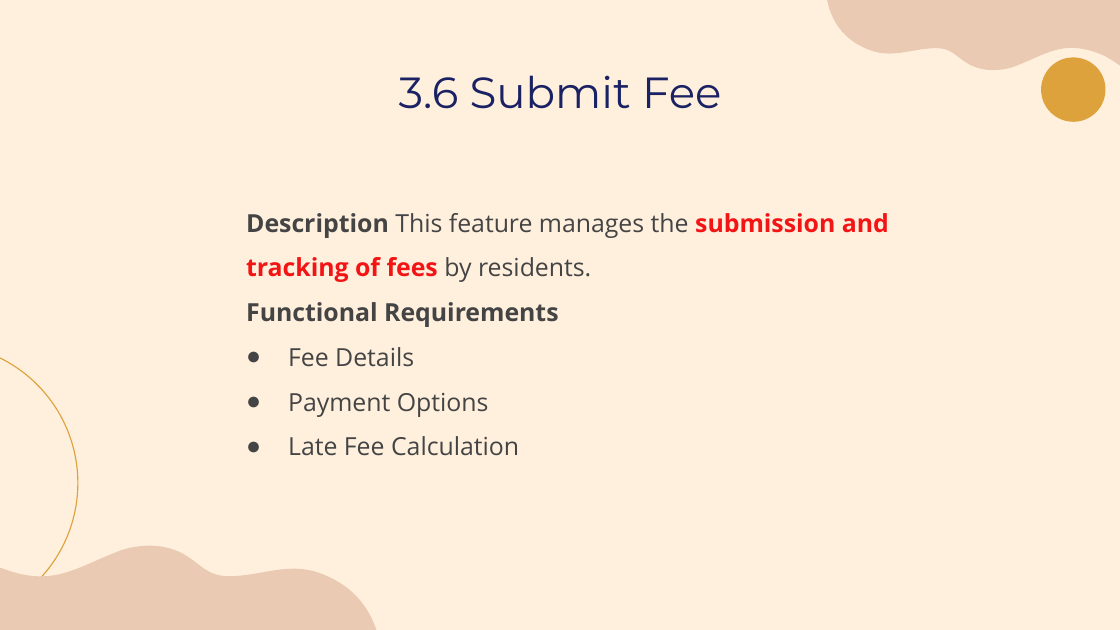
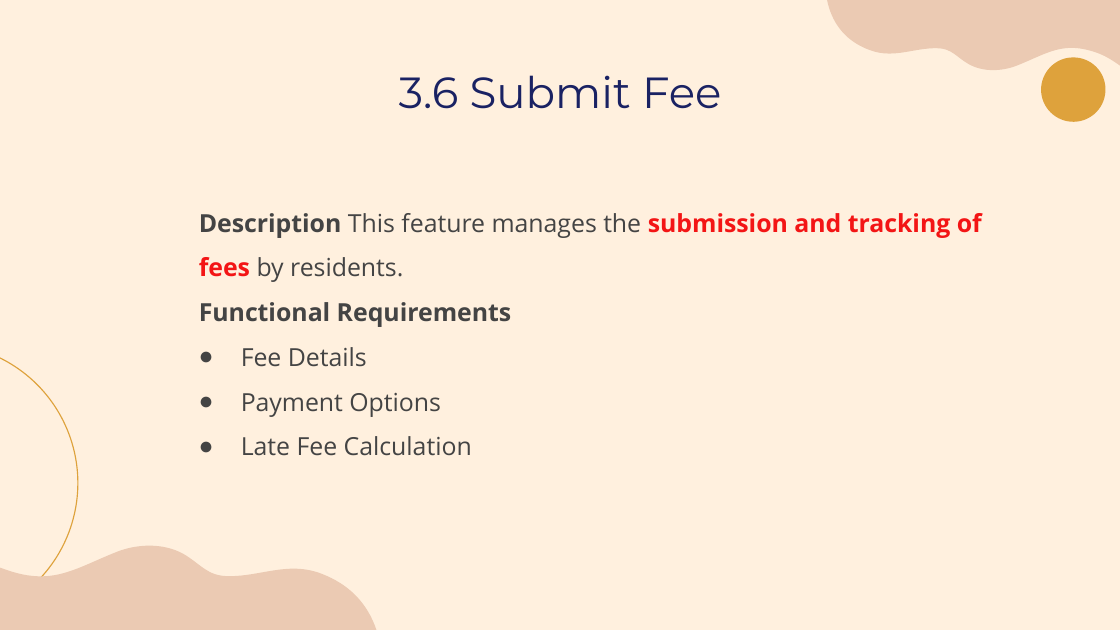
Before and after one commit to laibabintatahir/SRS-HMS, a slide deck: slide 18 of SRS.pptx. Drawn at 1120x630 pixels with LibreOffice and Linux fonts; fonts in the diff are those of the drawing. Boxes give left, top, right and bottom in pixels: in the first picture for what was removed or moved away, otherwise in the second. Text is boxed around its words. In the diff, an @@ line names an element or a change of style, - is before the commit and + after.

```diff
--- a/SRS.pptx
+++ b/SRS.pptx
@@ text "Description This feature manages the ..." rewrapped from box(246, 213, 889, 456) to box(199, 213, 982, 456) @@
```
Also in this commit, not shown: 1 other slide changed, 5 slides added, 1 other file.
